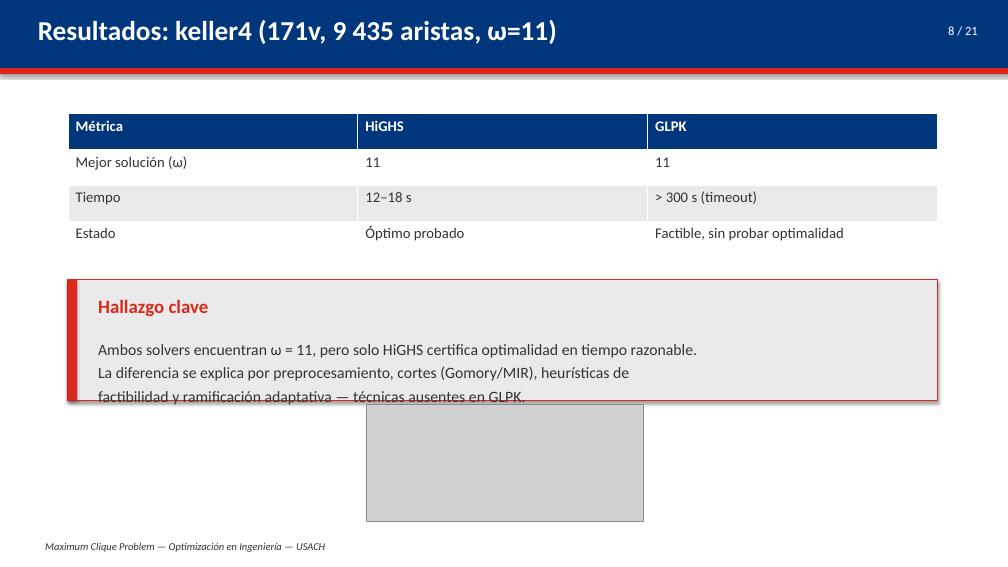
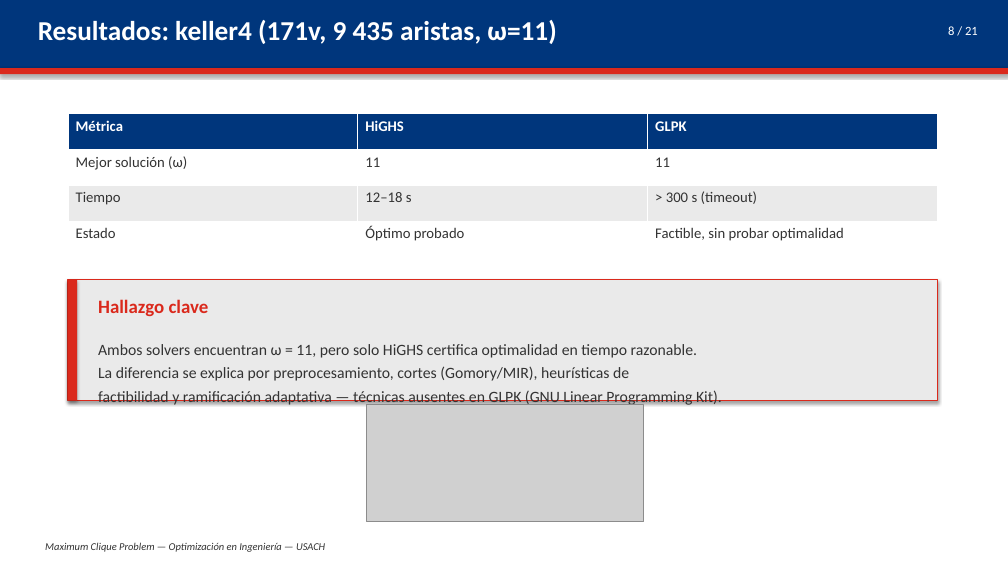
Before and after one commit to dmm-usach/lab-opti, a slide deck: slide 8 of presentacion/Presentacion_MCP.pptx. Drawn at 1008x567 pixels with LibreOffice and Linux fonts; fonts in the diff are those of the drawing; grey boxes stand for pictures. Boxes give left, top, right and bottom in pixels: in the first picture for what was removed or moved away, otherwise in the second. Text is boxed around its words. In the diff, an @@ line names an element or a change of style, - is before the commit and + after.

```diff
--- a/presentacion/Presentacion_MCP.pptx
+++ b/presentacion/Presentacion_MCP.pptx
@@ text at [98,391,722,406]: text changed @@
-factibilidad y ramificación adaptativa — técnicas ausentes en GLPK.
+factibilidad y ramificación adaptativa — técnicas ausentes en GLPK (GNU Linear Programming Kit).
```
Also in this commit, not shown: 7 other slides changed, 7 other files.
